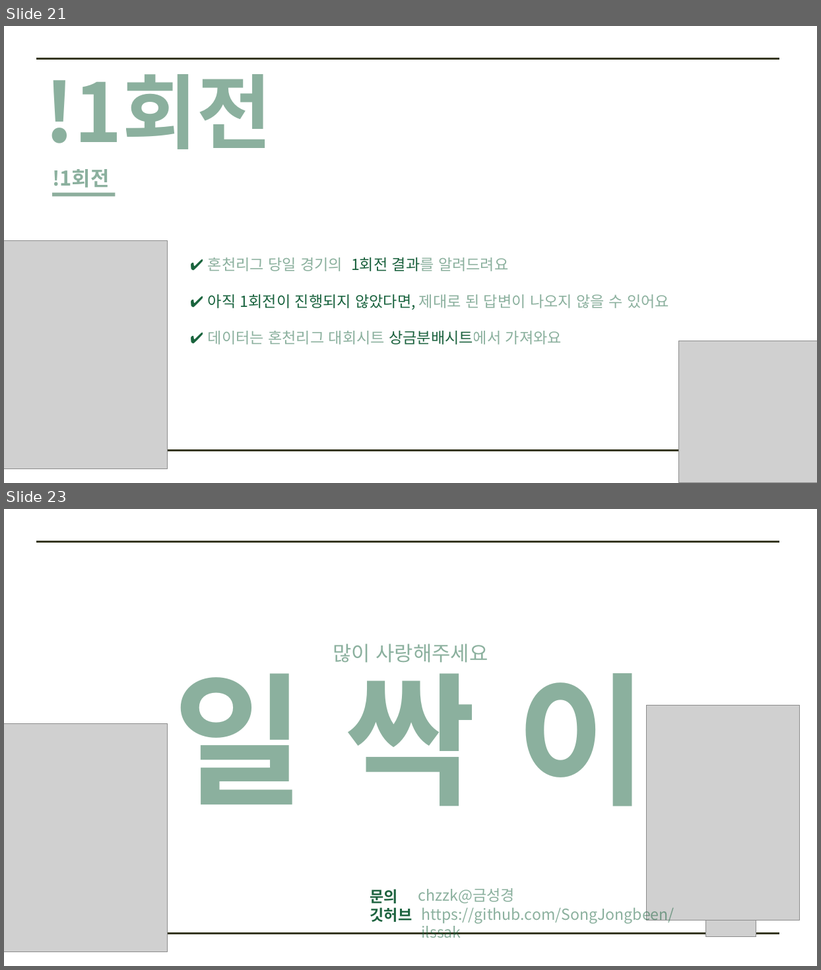
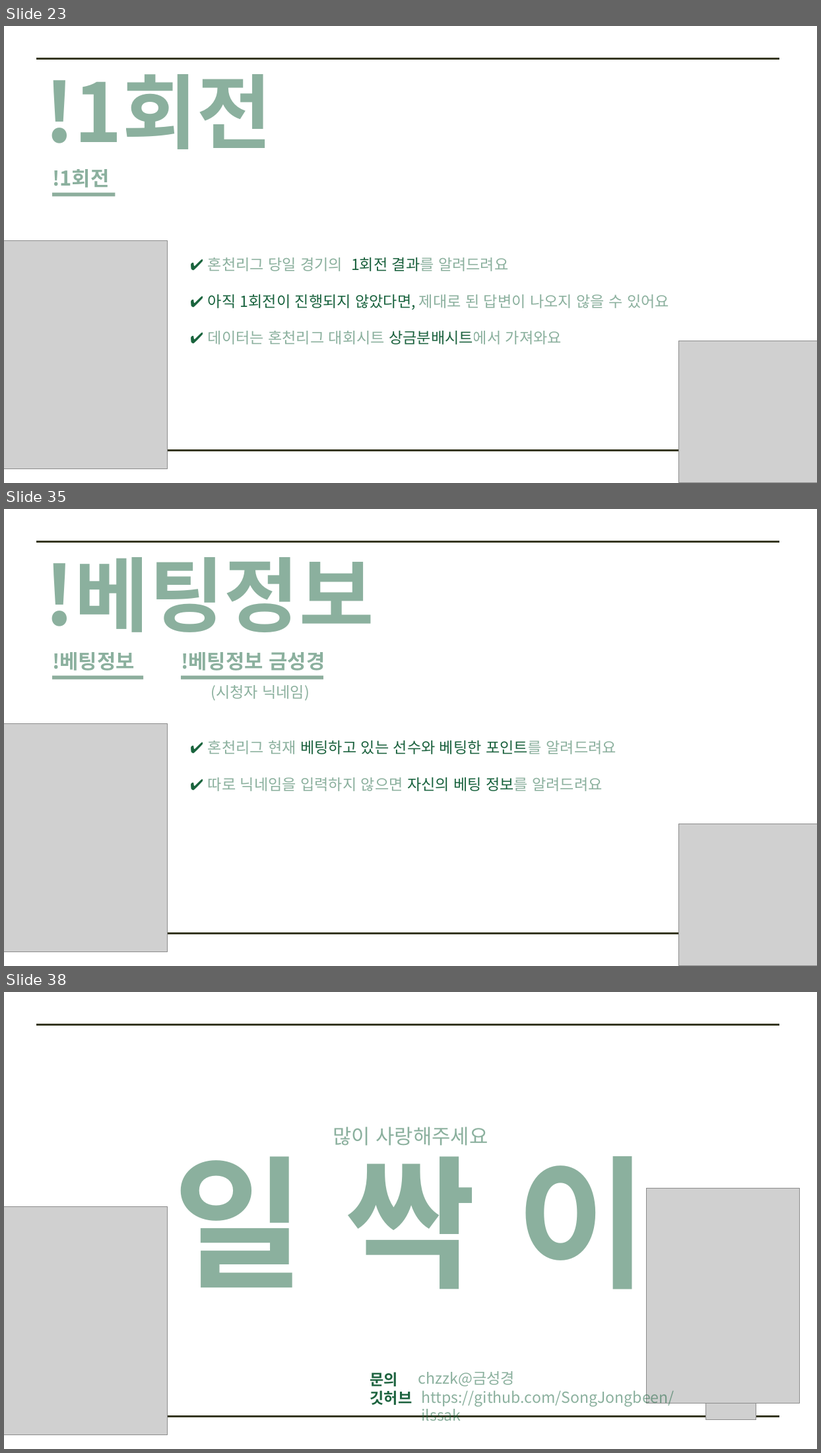
Before and after one commit to SongJongbeen/ilssak, a slide deck: 일싹이 소개.pptx. Shown one above the other, each under a label of ours: slides 21 and 23 before the commit, slides 23, 35 and 38 after it; the slides between them are not shown. The pictures are 821x970 and 821x1453 pixels, drawn with LibreOffice and Linux fonts; fonts in the diff are those of the drawing; grey boxes stand for pictures. Boxes give left, top, right and bottom in pixels: in the first picture for what was removed or moved away, otherwise in the second. Text is boxed around its words. In the diff, an @@ line names an element or a change of style, - is before the commit and + after.

```diff
--- a/일싹이 소개.pptx
+++ b/일싹이 소개.pptx
@@ slide 35 added at (4, 509, 817, 966), background #FFFFFF; not listed: 2 template elements that a slide beside it also shows @@
@@ text added at (44, 557, 374, 632), 96 pt, text #19633E at 50% opacity, bold @@
+!베팅정보
@@ text added at (52, 652, 135, 671), 24 pt, text #19633E at 50% opacity, bold @@
+!베팅정보
@@ text added at (181, 652, 325, 671), 24 pt, text #19633E at 50% opacity, bold @@
+!베팅정보 금성경
@@ line added from (52, 677) to (144, 677), #1D5F3C 4.5 pt @@
@@ line added from (181, 677) to (323, 677), #1D5F3C 4.5 pt @@
@@ text added at (211, 685, 310, 700), 18 pt, text #19633E at 50% opacity @@
+(시청자 닉네임)
@@ picture added at (4, 723, 168, 953) @@
@@ text added at (208, 741, 616, 791), 18 pt, text #19633E at 50% opacity @@
+✔ 혼천리그 현재 베팅하고 있는 선수와 베팅한 포인트를 알려드려요
+✔ 따로 닉네임을 입력하지 않으면 자신의 베팅 정보를 알려드려요
@@ picture added at (679, 824, 817, 966) @@
@@ what was slide 21 is now slide 23 @@
@@ what was slide 23 is now slide 38 @@
```
Also in this commit, not shown: 1 slide changed, 14 other slides added, 21 other files.
